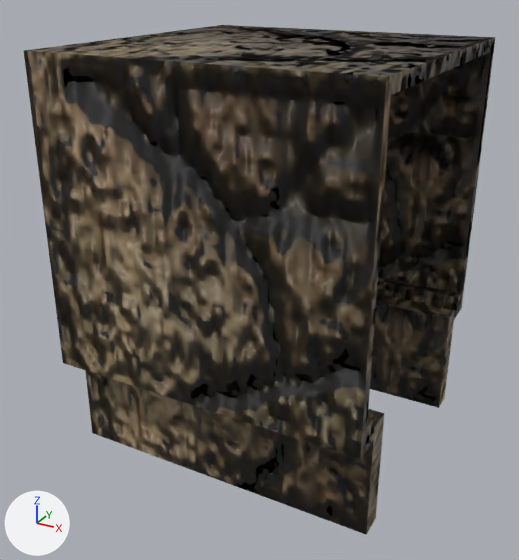
One commit to the glTF model 箱庭/Asset/Models/Terrains/Gimmick/PitFall/PitFall.gltf: the scene before it, then after it.
Both versions are drawn from a 50 mm camera at (7.97, -15.47, 8.67) aimed at (-0.26, -0.51, 1.2). The lights are fixed; the arrows at lower left show +X, +Y and +Z. Where no turn or scale is listed for an object, it has been applied to the vertices.
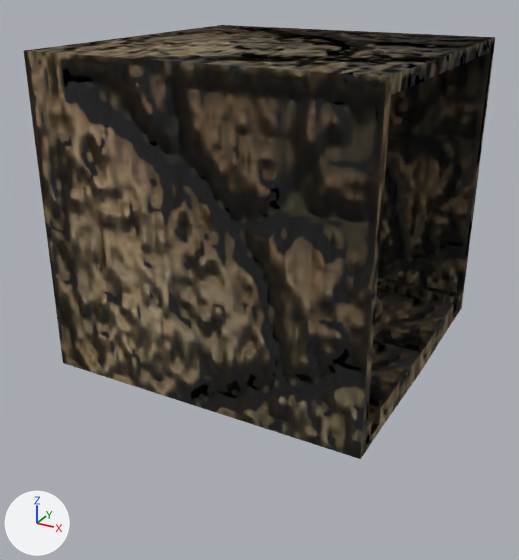
What changed in the scene script:
```text
Change mat_material_002:
    where n0 = _N.new('ShaderNodeBsdfPrincipled'); n0.name = 'Principled BSDF'
    add n0.inputs[2].default_value = 1.0  # 'Roughness'
Change ob_cube_002:
    ob_cube_002.rotation_euler: (1.571, 0.0, 0.0) -> (0.0302, 0.0, 0.0)  # degrees (90, 0, 0) -> degrees (1.7, 0, 0)
Change ob_cube_003:
    ob_cube_003.rotation_euler: (-1.571, 0.0, 0.0) -> (-0.0292, 0.0, 0.0)  # degrees (-90, 0, 0) -> degrees (-1.7, 0, 0)
```

What differs and where, as boxes [x1, y1, x2, y2] in the pictures (519 x 560 px):
'Cube.001', surface changed
    both: [28, 25, 495, 459]
'Cube.003', surface changed, turned
    before: [85, 370, 384, 534]
    after: [368, 341, 422, 431]
'Cube.002', surface changed, turned
    before: [370, 294, 455, 408]
    after: [373, 289, 453, 374]
